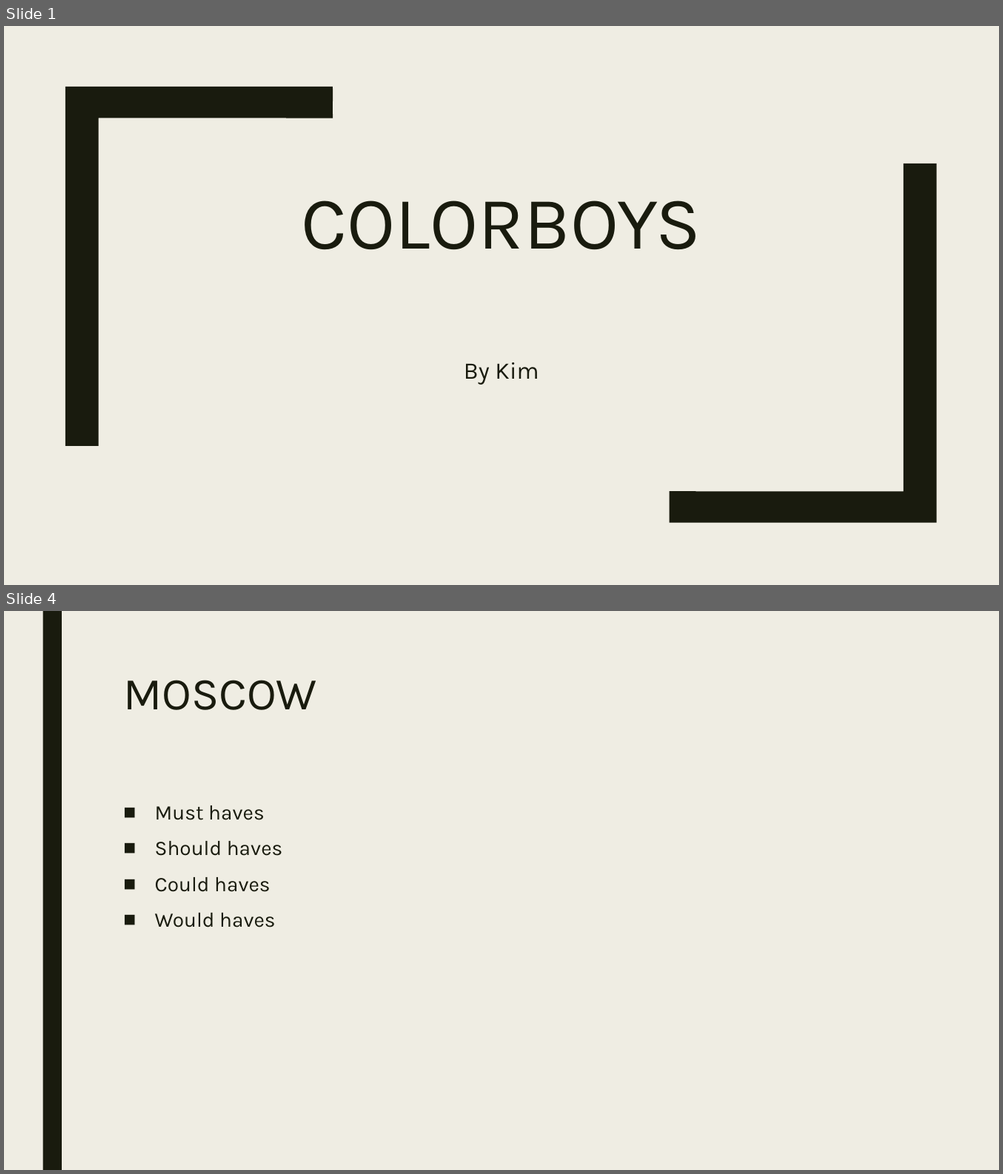
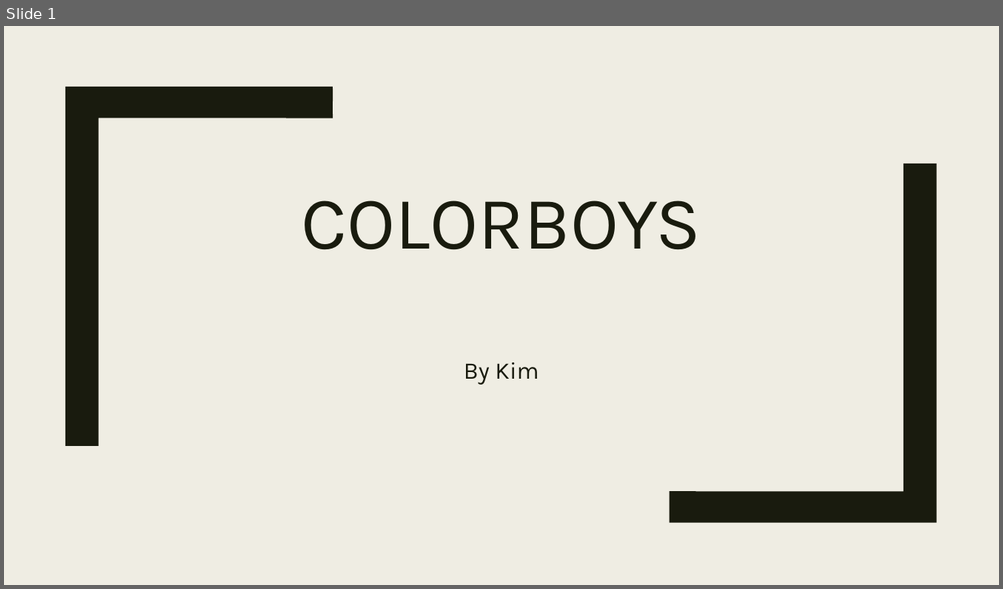
Before and after one commit to Tom0205/StageBeheer, a slide deck: Documenten/PitchPP.pptx. Shown one above the other, each under a label of ours: slides 1 and 4 before the commit, slide 1 after it; the slides between them are not shown. The pictures are 1003x1174 and 1003x589 pixels, drawn with LibreOffice and Linux fonts; fonts in the diff are those of the drawing. Boxes give left, top, right and bottom in pixels: in the first picture for what was removed or moved away, otherwise in the second. Text is boxed around its words. In the diff, an @@ line names an element or a change of style, - is before the commit and + after.

```diff
--- a/Documenten/PitchPP.pptx
+++ b/Documenten/PitchPP.pptx
@@ slide 4 removed at (4,611,999,1170), background #EFEDE3 @@
@@ rectangle removed at (42,611,62,1170) @@
@@ title removed at (123,680,317,710) @@
-MOSCOW
@@ text removed at (155,806,283,928) @@
-■ Must haves
-■ Should haves
-■ Could haves
-■ Would haves
```
Also in this commit, not shown: 1 slide changed, 4 slides added, 1 other slide removed, 1 other file.
